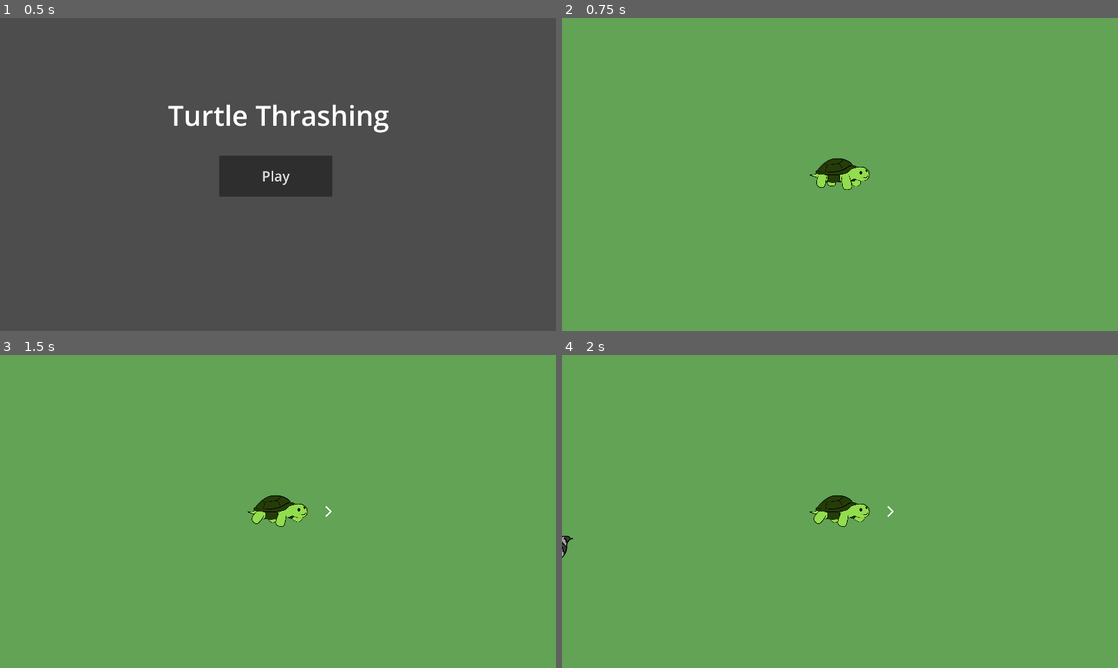
Above: before the commit, frames 1-4 (two rows, left to right).
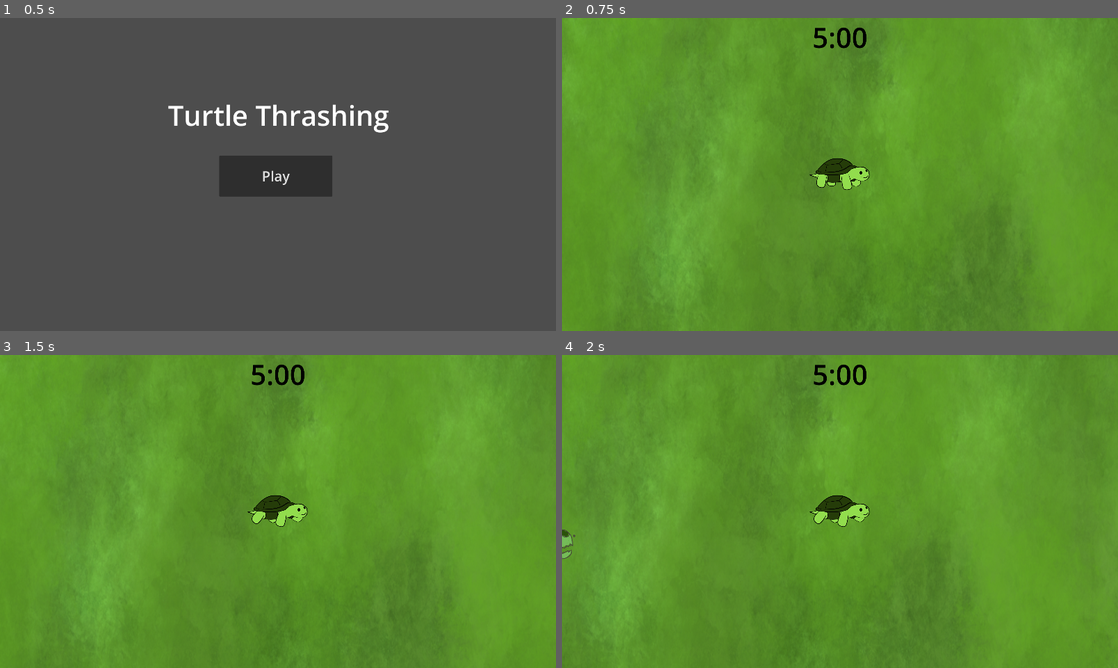
Above: after the commit, the same moments.

Repository: calbhonkman/UMBC-GAIM-2026---Turtle-Thrashing
Game: Godot game, scene res://scenes/mainmenu.tscn
Same seed, same stepped clock (60 frames per second), same inputs: the game is played once before the commit and once after it.
Inputs:
- Up to frame 1 (0.5 s): no input
- Up to frame 2 (0.75 s): click "Play" at 0.5 s
- Up to frame 3 (1.5 s): tap Enter at 1.25 s; hold D (right) from 1.28 s (still down)
- Up to frame 4 (2 s): keep holding D (right)

Frame 1 is identical in both runs. In frame 2, 99% of the frame differs, in the area x 0-100%, y 0-100%; in frame 3, 99%; in frame 4, 99%.

Commit message:
Turtle enemy & fixed collision
- Replaced the placeholder raccoon with the animated turtle enemy sprites
- Fixed the problem with the player not detecting enemy/exp collisions
- Added label for game clock (not functional)

Diff:
--- a/godot-project/prefabs/enemy.tscn
+++ b/godot-project/prefabs/enemy.tscn
@@ -1,18 +1,55 @@
 [gd_scene format=3 uid="uid://d1k32mfbnnud3"]
 
 [ext_resource type="Script" uid="uid://d2rsnatar30qh" path="res://scripts/enemy.gd" id="1_yfjof"]
-[ext_resource type="Texture2D" uid="uid://be7omrm1wwpl1" path="res://assets/Enemies/BasicEnemies/PlaceholderRaccoon.png" id="2_yfjof"]
+[ext_resource type="Texture2D" uid="uid://6snm8yja7oaj" path="res://assets/Enemies/BasicEnemies/Snapping Turtle Enemy (Idle 1).png" id="2_qnk7q"]
+[ext_resource type="Texture2D" uid="uid://dpica1oa32ubq" path="res://assets/Enemies/BasicEnemies/Snapping Turtle Enemy (Idle 2).png" id="3_2nw32"]
+[ext_resource type="Texture2D" uid="uid://bytxhe87g5aax" path="res://assets/Enemies/BasicEnemies/Snapping Turtle Enemy (Idle 3).png" id="4_u6on0"]
+[ext_resource type="Texture2D" uid="uid://b03upn7q2u2k3" path="res://assets/Enemies/BasicEnemies/Snapping Turtle Enemy (Walk 1).png" id="5_ikd5g"]
+[ext_resource type="Texture2D" uid="uid://cpdrnpjx50wtg" path="res://assets/Enemies/BasicEnemies/Snapping Turtle Enemy (Walk 2).png" id="6_geowp"]
 
 [sub_resource type="RectangleShape2D" id="RectangleShape2D_cypye"]
-size = Vector2(80, 170)
+size = Vector2(271, 112)
+
+[sub_resource type="SpriteFrames" id="SpriteFrames_rnd4m"]
+animations = [{
+"frames": [{
+"duration": 1.0,
+"texture": ExtResource("2_qnk7q")
+}, {
+"duration": 1.0,
+"texture": ExtResource("3_2nw32")
+}, {
+"duration": 1.0,
+"texture": ExtResource("4_u6on0")
+}],
+"loop": true,
+"name": &"default",
+"speed": 8.0
+}, {
+"frames": [{
+"duration": 1.0,
+"texture": ExtResource("5_ikd5g")
+}, {
+"duration": 1.0,
+"texture": ExtResource("6_geowp")
+}],
+"loop": true,
+"name": &"walk",
+"speed": 8.0
+}]
 
 [node name="Area2D" type="Area2D" unique_id=1424500926]
 script = ExtResource("1_yfjof")
-
-[node name="Sprite2D" type="Sprite2D" parent="." unique_id=517599166]
-position = Vector2(-7, -35)
-scale = Vector2(0.3, 0.3)
-texture = ExtResource("2_yfjof")
+metadata/enemy = ""
 
 [node name="CollisionShape2D" type="CollisionShape2D" parent="." unique_id=763433384]
 shape = SubResource("RectangleShape2D_cypye")
+
+[node name="AnimatedSprite2D" type="AnimatedSprite2D" parent="." unique_id=1819166314]
+position = Vector2(-3, 22)
+scale = Vector2(0.2, 0.2)
+sprite_frames = SubResource("SpriteFrames_rnd4m")
+animation = &"walk"
+autoplay = "default"
+frame = 1
+frame_progress = 0.93696094
--- a/godot-project/prefabs/exp.tscn
+++ b/godot-project/prefabs/exp.tscn
@@ -4,6 +4,7 @@
 size = Vector2(22, 22)
 
 [node name="Area2D" type="Area2D" unique_id=2144851842]
+metadata/exp = ""
 
 [node name="ColorRect" type="ColorRect" parent="." unique_id=1363188466]
 offset_left = -10.0
--- a/godot-project/scenes/game.tscn
+++ b/godot-project/scenes/game.tscn
@@ -1,10 +1,10 @@
 [gd_scene format=3 uid="uid://x8onaolkwe5v"]
 
+[ext_resource type="Texture2D" uid="uid://dbr7uorq2inv8" path="res://assets/DefaultGrassBG.png" id="1_0tnpc"]
 [ext_resource type="Script" uid="uid://c2q51iiaxua7n" path="res://scripts/player.gd" id="1_yqjtg"]
 [ext_resource type="Texture2D" uid="uid://dd4kgnf0sr7pb" path="res://assets/Turtle/Turtle_Dead.png" id="2_gee14"]
 [ext_resource type="Texture2D" uid="uid://dmdftboxv07d5" path="res://assets/Turtle/Turtle_Idle.png" id="2_u5sy4"]
 [ext_resource type="Texture2D" uid="uid://b0lhcesvxk5es" path="res://assets/Turtle/TurtWalk1.png" id="3_gee14"]
-[ext_resource type="Texture2D" uid="uid://dfjwoe1nwqe4t" path="res://assets/DirectionIndicator.png" id="3_lnu2h"]
 [ext_resource type="Texture2D" uid="uid://vg1j3cyln3qy" path="res://assets/Turtle/TurtWalk2.png" id="4_0tnpc"]
 [ext_resource type="Script" uid="uid://5sq50khyu22b" path="res://scripts/weapon.gd" id="4_lbhrr"]
 [ext_resource type="Script" uid="uid://bx1idfwe4fxpi" path="res://scripts/spawner.gd" id="7_u5sy4"]
@@ -17,6 +17,10 @@
 
 [sub_resource type="CircleShape2D" id="CircleShape2D_u5sy4"]
 radius = 210.0
+
+[sub_resource type="LabelSettings" id="LabelSettings_gee14"]
+font_size = 192
+font_color = Color(0, 0, 0, 1)
 
 [sub_resource type="SpriteFrames" id="SpriteFrames_vtaks"]
 animations = [{
@@ -69,12 +73,9 @@
 offset_bottom = 1500.0
 color = Color(1, 0.9235, 0.49, 1)
 
-[node name="Grass" type="ColorRect" parent="Island" unique_id=1271268807]
-offset_left = -1250.0
-offset_top = -1250.0
-offset_right = 1250.0
-offset_bottom = 1250.0
-color = Color(0.384, 0.64, 0.33279997, 1)
+[node name="Grass" type="Sprite2D" parent="Island" unique_id=683618901]
+scale = Vector2(1.4, 2.5)
+texture = ExtResource("1_0tnpc")
 
 [node name="WestWall" type="CollisionShape2D" parent="Island" unique_id=534014998]
 position = Vector2(-1525, 0)
@@ -95,25 +96,31 @@
 [node name="Player" type="CharacterBody2D" parent="." unique_id=1744978302]
 scale = Vector2(0.5, 0.5)
 script = ExtResource("1_yqjtg")
-SPEED = 300
+SPEED = 300.0
 
-[node name="Hitbox" type="CollisionShape2D" parent="Player" unique_id=825924628]
+[node name="Hitbox (Movement)" type="CollisionShape2D" parent="Player" unique_id=825924628]
 scale = Vector2(1, 0.55)
 shape = SubResource("CircleShape2D_u5sy4")
 
 [node name="Camera" type="Camera2D" parent="Player" unique_id=252486179]
 
+[node name="Clock" type="Label" parent="Player/Camera" unique_id=530567819]
+z_index = 1
+anchors_preset = 5
+anchor_left = 0.5
+anchor_right = 0.5
+offset_left = -96.0
+offset_top = -1080.0
+offset_right = 96.0
+offset_bottom = -948.0
+grow_horizontal = 2
+text = "5:00"
+label_settings = SubResource("LabelSettings_gee14")
+
 [node name="Sprite" type="AnimatedSprite2D" parent="Player" unique_id=1355100074]
 position = Vector2(-15, 5)
 sprite_frames = SubResource("SpriteFrames_vtaks")
 animation = &"walk"
-
-[node name="Indicator" type="Node2D" parent="Player" unique_id=1741467556]
-
-[node name="Sprite2D" type="Sprite2D" parent="Player/Indicator" unique_id=1598154813]
-position = Vector2(350, 0)
-scale = Vector2(0.5, 0.5)
-texture = ExtResource("3_lnu2h")
 
 [node name="(Weapon) Punch" type="Area2D" parent="Player" unique_id=1650126049]
 script = ExtResource("4_lbhrr")
@@ -121,7 +128,16 @@
 [node name="CollisionShape2D" type="CollisionShape2D" parent="Player/(Weapon) Punch" unique_id=1221786466]
 shape = SubResource("CircleShape2D_iywne")
 
+[node name="Hitbox" type="Area2D" parent="Player" unique_id=2047547949]
+
+[node name="Hitbox (Movement)" type="CollisionShape2D" parent="Player/Hitbox" unique_id=167426209]
+scale = Vector2(1, 0.55)
+shape = SubResource("CircleShape2D_u5sy4")
+
 [node name="MotherOfAllBullets" type="Node2D" parent="." unique_id=1494891267]
 
 [node name="EnemySpawner" type="Node2D" parent="." unique_id=1043795800]
 script = ExtResource("7_u5sy4")
+SPAWN_AREA = 1400
+
+[connection signal="area_entered" from="Player/Hitbox" to="Player" method="_on_hitbox_area_entered"]
--- a/godot-project/scripts/enemy.gd
+++ b/godot-project/scripts/enemy.gd
@@ -1,6 +1,7 @@
 extends Area2D
 
 @onready var player = $"/root/Node2D/Player"
+@onready var sprite = $AnimatedSprite2D
 const EXP = preload("uid://bln5qlwy18sjf")
 
 @export var SPEED = 80
@@ -10,6 +11,8 @@
 		var playerDirection = player.global_position - global_position
 		playerDirection = playerDirection / playerDirection.length()
 		global_position += playerDirection * delta * SPEED
+		sprite.scale.x = -1 * abs(sprite.scale.x) * playerDirection.x / abs(playerDirection.x) if playerDirection.x != 0 else sprite.scale.x
+		sprite.play("walk")
 
 func death():
 	var new_xp = EXP.instantiate()
--- a/godot-project/scripts/player.gd
+++ b/godot-project/scripts/player.gd
@@ -1,13 +1,13 @@
 extends CharacterBody2D
 
 @onready var sprite = $Sprite
-@onready var indicator = $Indicator
 @onready var camera = $Camera
+@onready var clock = $Camera/Clock
 
-@export var SPEED = 200
-@export var CAMERA_LIMIT = 1600
-@export var MAX_HEALTH = 5
-@export var INVINCIBLE_TIME = 1.0
+@export var SPEED: float = 200.0
+@export var CAMERA_LIMIT: float = 1600.0
+@export var MAX_HEALTH: int = 5
+@export var INVINCIBLE_TIME: float = 1.0
 
 var health
 var invincible_timer = 0
@@ -35,29 +35,22 @@
 	var movement_direction = Input.get_vector("left","right","up","down")
 	if health <= 0:
 		sprite.play("death")
-		indicator.visible = false
 		get_tree().paused = true
 	elif movement_direction.length() != 0:
 		sprite.play("walk")
-		indicator.visible = true
-		indicator.rotation = movement_direction.angle()
 		sprite.scale.x = abs(sprite.scale.x) * movement_direction.x / abs(movement_direction.x) if movement_direction.x != 0 else sprite.scale.x
 		velocity = movement_direction * SPEED
 		move_and_slide()
 	elif health > 0:
 		sprite.play("default")
-		indicator.visible = false
 
-
-func _on_area_2d_area_entered(area: Area2D) -> void:
+func _on_hitbox_area_entered(area):
 	# If hit by an enemy
-	if area.get_script() and area.get_script().get_path() == "res://scripts/enemy.gd":
+	if area.has_meta("enemy"):
 		if invincible_timer == 0:
 			health -= 1
 			invincible_timer = INVINCIBLE_TIME
-			if health == 0:
-				sprite.play("death")
-		area.queue_free()
+		area.death()
 	# If hit by exp
 	elif area.has_meta("exp"):
 		experience += 1
